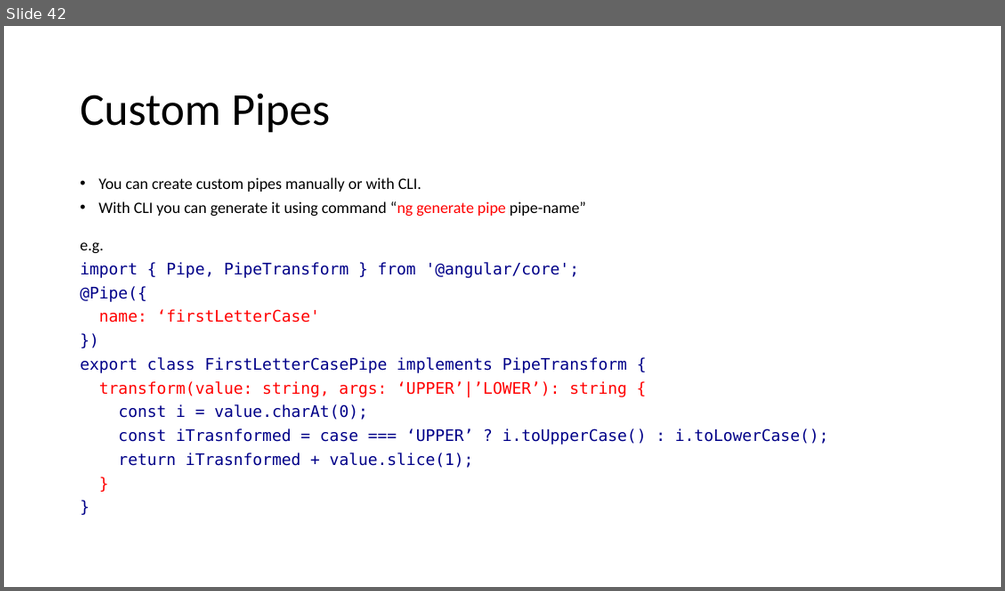
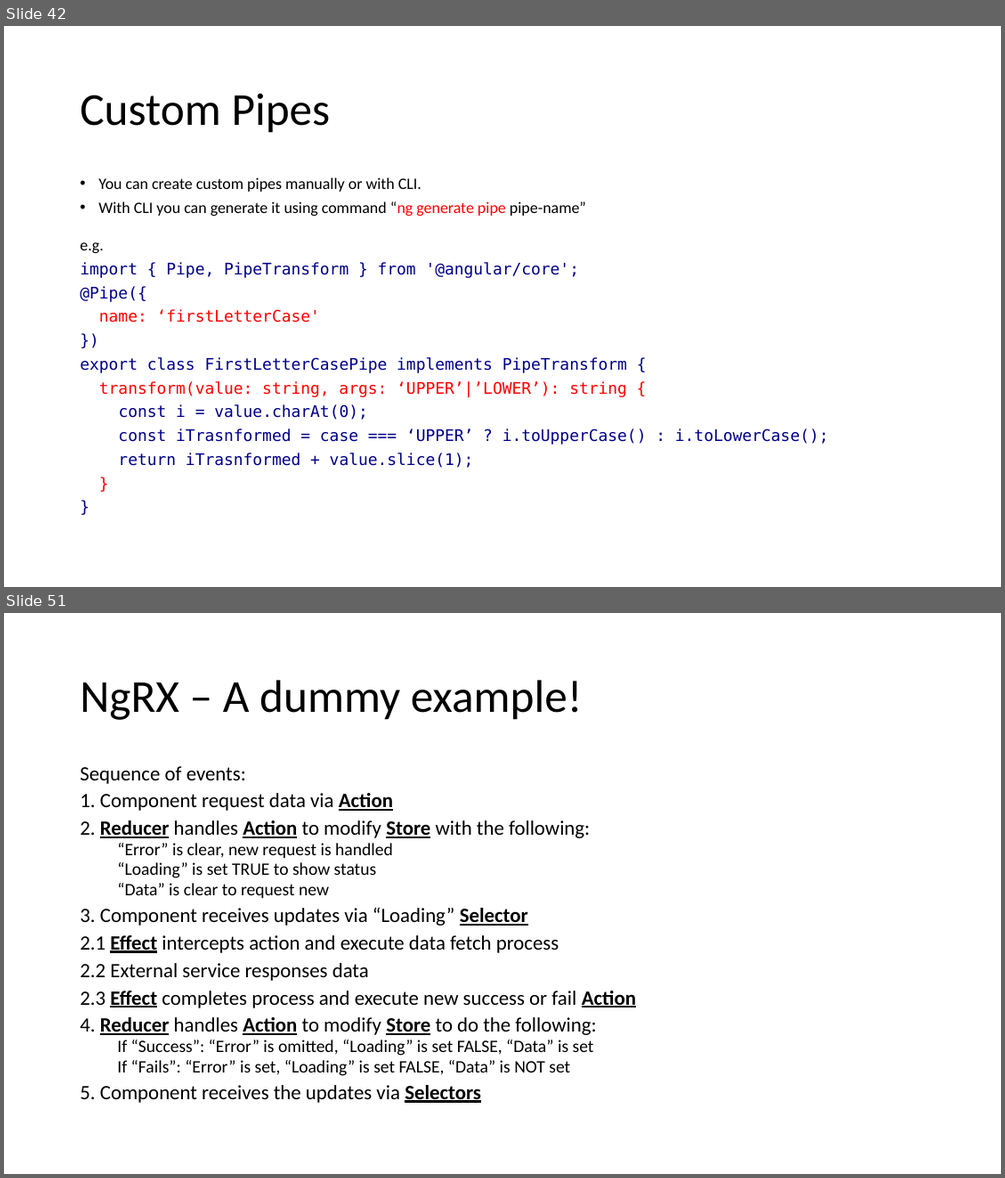
Before and after one commit to aarciab/angular, a slide deck: 1_Angular.pptx. Shown one above the other, each under a label of ours: slide 42 before the commit, slides 42 and 51 after it; the slides between them are not shown. The pictures are 1005x591 and 1005x1178 pixels, drawn with LibreOffice and Linux fonts; fonts in the diff are those of the drawing. Boxes give left, top, right and bottom in pixels: in the first picture for what was removed or moved away, otherwise in the second. Text is boxed around its words. In the diff, an @@ line names an element or a change of style, - is before the commit and + after.

```diff
--- a/1_Angular.pptx
+++ b/1_Angular.pptx
@@ slide 51 added at (4,613,1001,1174), background #FFFFFF @@
@@ title added at (80,680,582,720), 44 pt, text #000000 @@
+NgRX – A dummy example!
@@ text added at (80,766,636,1103), 19.6 pt, text #000000 @@
+Sequence of events:
+1. Component request data via Action
+2. Reducer handles Action to modify Store with the following:
+  “Error” is clear, new request is handled
+  “Loading” is set TRUE to show status
+  “Data” is clear to request new
+3. Component receives updates via “Loading” Selector
+2.1 Effect intercepts action and execute data fetch process
+2.2 External service responses data
+2.3 Effect completes process and execute new success or fail Action
+4. Reducer handles Action to modify Store to do the following:
+  If “Success”: “Error” is omitted, “Loading” is set FALSE, “Data” is set
+  If “Fails”: “Error” is set, “Loading” is set FALSE, “Data” is NOT set
+5. Component receives the updates via Selectors
```
Also in this commit, not shown: 10 other slides added, 12 other files.
